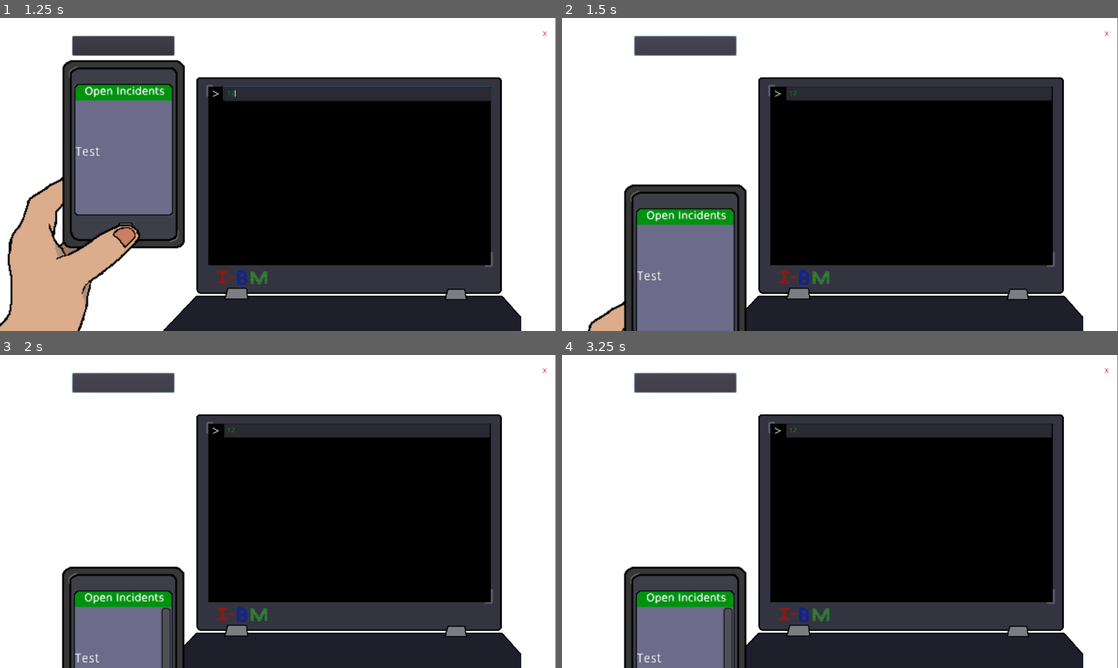
Above: before the commit, frames 1-4 (two rows, left to right).
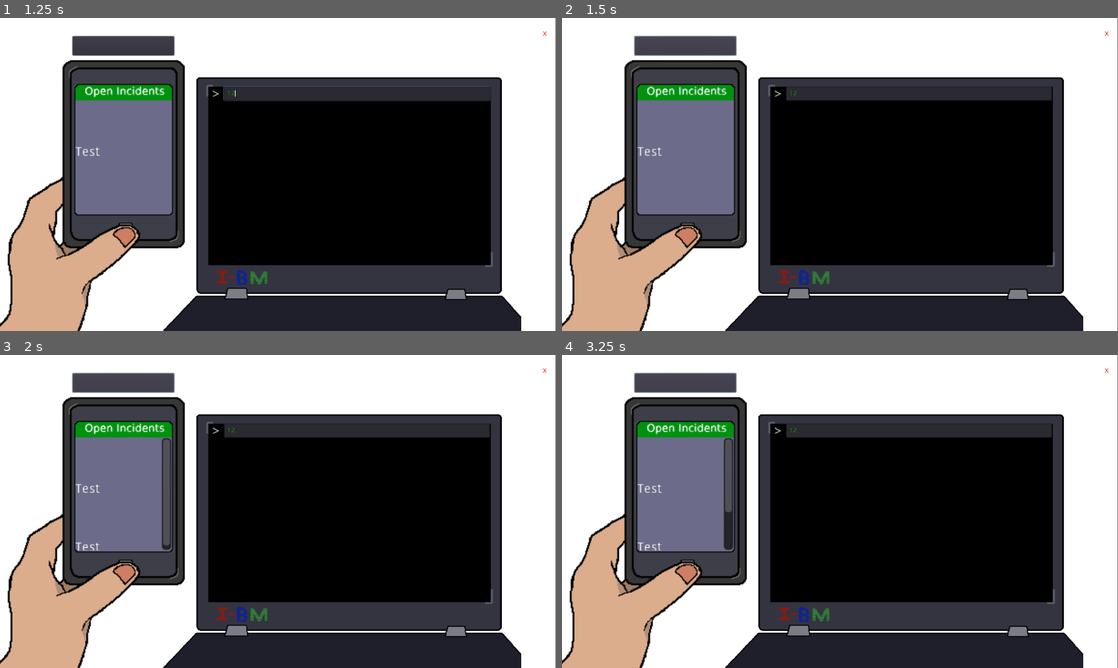
Above: after the commit, the same moments.

Repository: Epitrochoid/ludum-dare-40
Game: Godot game, scene res://Container.tscn
Two runs of this game, one before a commit and one after it. Both use one fixed random seed, a clock stepped at 60 frames per second and the inputs below.
Inputs (mouse positions are in pixels of both pictures, inside the frame that each line leads up to):
- Up to frame 1 (1.25 s): click (355, 93) at 0.52 s; type "12" at 0.6 s
- Up to frame 2 (1.5 s): click (684, 46) at 1.25 s
- Up to frame 3 (2 s): no input
- Up to frame 4 (3.25 s): click (684, 383) at 2 s; click (684, 383) at 2.75 s

Frame 1 is identical in both runs. In frame 2, 22% of the frame differs, in the area x 0-34%, y 13-100%; in frame 3, 23%; in frame 4, 23%.
Error after the commit: Parse Error: Expected indented pattern matching block after "match". (res://reducers/game_state.gd:9)

Commit message:
Pushing to pair

Diff:
--- a/Container.tscn
+++ b/Container.tscn
@@ -148,8 +148,6 @@
 anchor_top = 0.0
 anchor_right = 0.0
 anchor_bottom = 0.0
-margin_right = 50.0
-margin_bottom = 50.0
 rect_pivot_offset = Vector2( 0, 0 )
 rect_clip_content = false
 mouse_filter = 1
@@ -164,7 +162,6 @@
 anchor_top = 0.0
 anchor_right = 0.0
 anchor_bottom = 0.0
-margin_right = 50.0
 rect_pivot_offset = Vector2( 0, 0 )
 rect_clip_content = false
 mouse_filter = 0
--- /dev/null
+++ b/action_types/game.gd
@@ -0,0 +1 @@
+var ADD_TASK = "ADD_TASK"
--- /dev/null
+++ b/actions/game.gd
@@ -0,0 +1,7 @@
+var action_types
+
+func add_task ():
+  return { "type": action_types.ADD_TASK }
+
+func _init ():
+  action_types = preload("res://action_types/game.gd").new()
--- /dev/null
+++ b/effects/task.gd
@@ -0,0 +1,3 @@
+func add_task(task):
+    var store = get_load("/root/main").get_store()
+    store.get_state().game_state.append(task)
--- a/reducers/game_state.gd
+++ b/reducers/game_state.gd
@@ -1,4 +1,9 @@
-var initial_state = {}
+var initial_state = {
+  "tasks": []
+}
 
 func reducer (state, action):
+  var type = action.type
+  match type:
+
   return state
